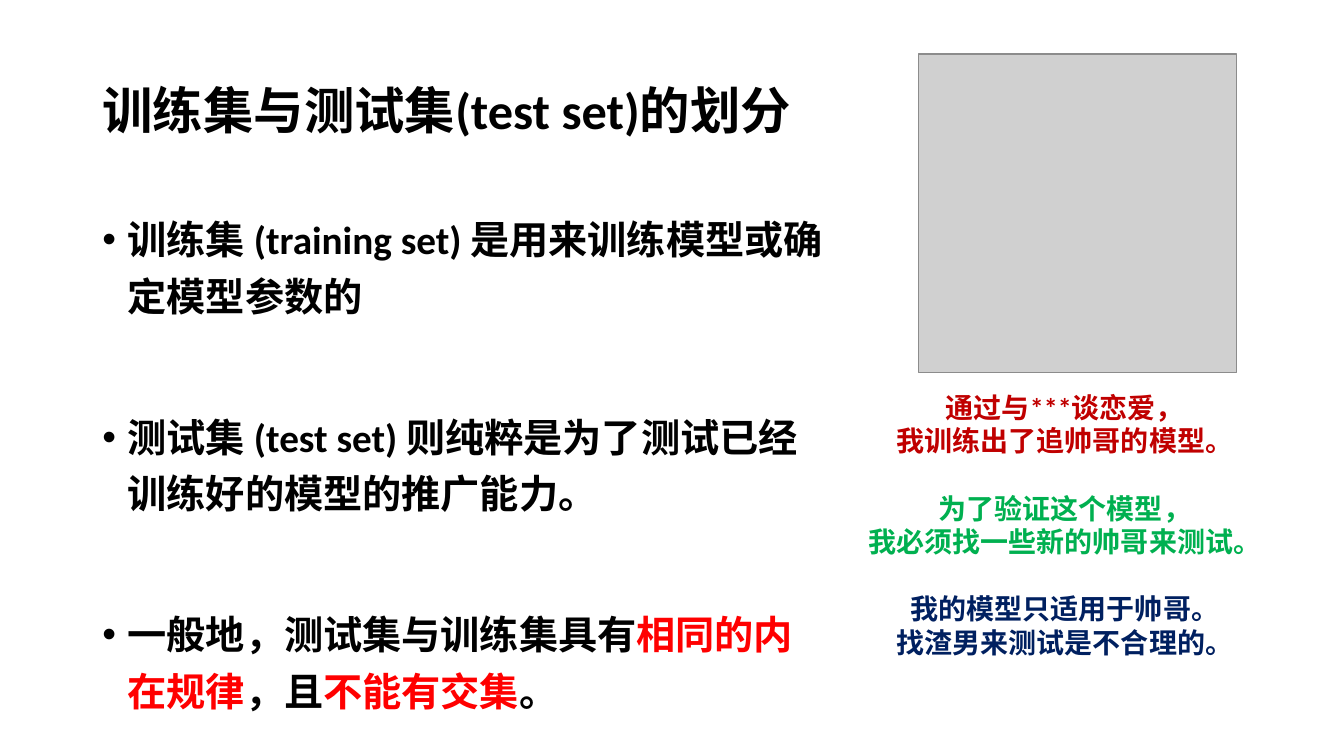
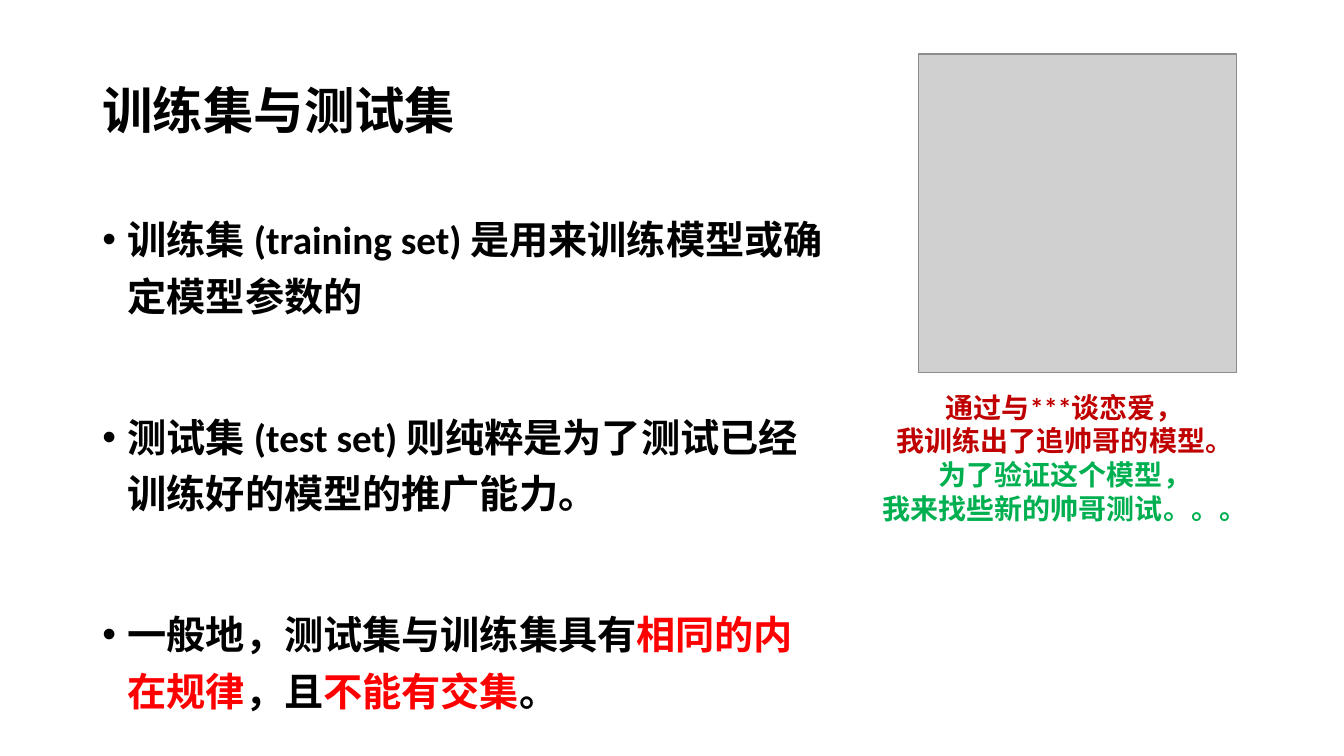
Before and after one commit to xiaodongli1986/teaching_AI, a slide deck: slide 4 of week5_ml_concepts.pptx. Drawn at 1344x756 pixels with LibreOffice and Linux fonts; fonts in the diff are those of the drawing; grey boxes stand for pictures. Boxes give left, top, right and bottom in pixels: in the first picture for what was removed or moved away, otherwise in the second. Text is boxed around its words. In the diff, an @@ line names an element or a change of style, - is before the commit and + after.

```diff
--- a/week5_ml_concepts.pptx
+++ b/week5_ml_concepts.pptx
@@ title at (x1=102, y1=86, x2=455, y2=134): text changed @@
-训练集与测试集(test set)的划分
+训练集与测试集
@@ text at (x1=883, y1=495, x2=1248, y2=522): text changed; text colour #002060 to #00B050 @@
-我必须找一些新的帅哥来测试。
-我的模型只适用于帅哥。
-找渣男来测试是不合理的。
+我来找些新的帅哥测试。。。
```
Also in this commit, not shown: 1 other slide changed, 11 slides added, 11 slides removed, 1 other file.
